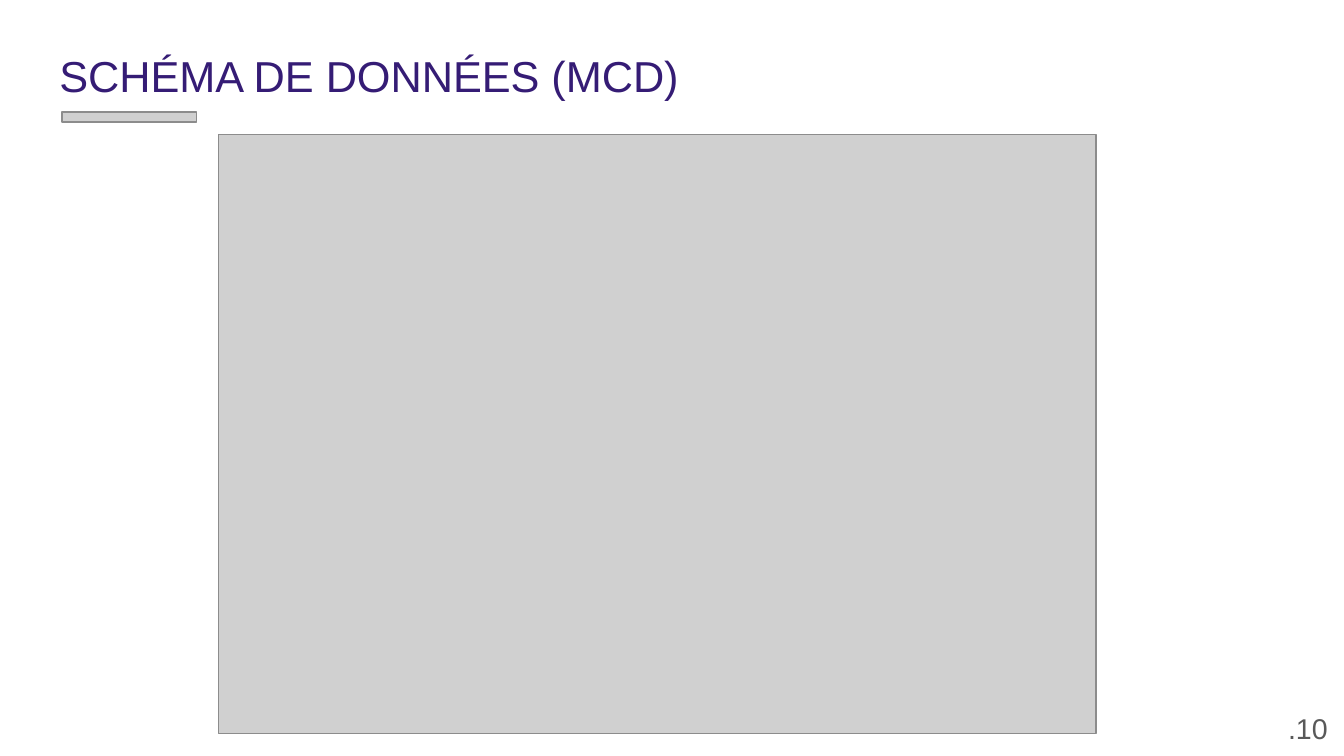
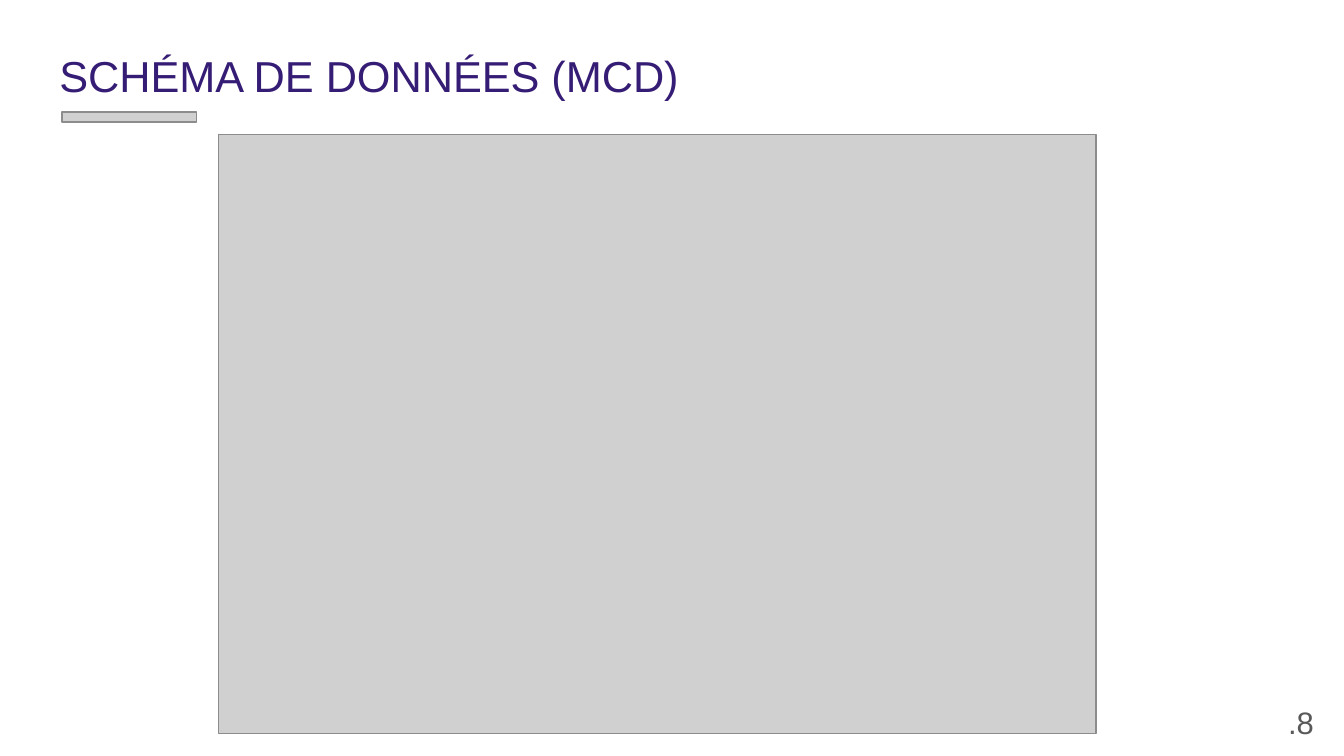
Before and after one commit to gaetancorin/btc_eth_streaming_data, a slide deck: slide 8 of _documentation/DOSSIER DE VALIDATION.pptx (slide 10 before the commit). Drawn at 1344x756 pixels with LibreOffice and Linux fonts; fonts in the diff are those of the drawing; grey boxes stand for pictures; background and template pictures are left out. Boxes give left, top, right and bottom in pixels: in the first picture for what was removed or moved away, otherwise in the second. Text is boxed around its words. In the diff, an @@ line names an element or a change of style, - is before the commit and + after.

```diff
--- a/_documentation/DOSSIER DE VALIDATION.pptx
+++ b/_documentation/DOSSIER DE VALIDATION.pptx
@@ text at [1288,712,1314,735]: text changed; size 15.3 to 16.6 pt @@
-.10
+.8
```
Also in this commit, not shown: 15 other slides changed, 6 slides added, 8 slides removed, 24 other files.
